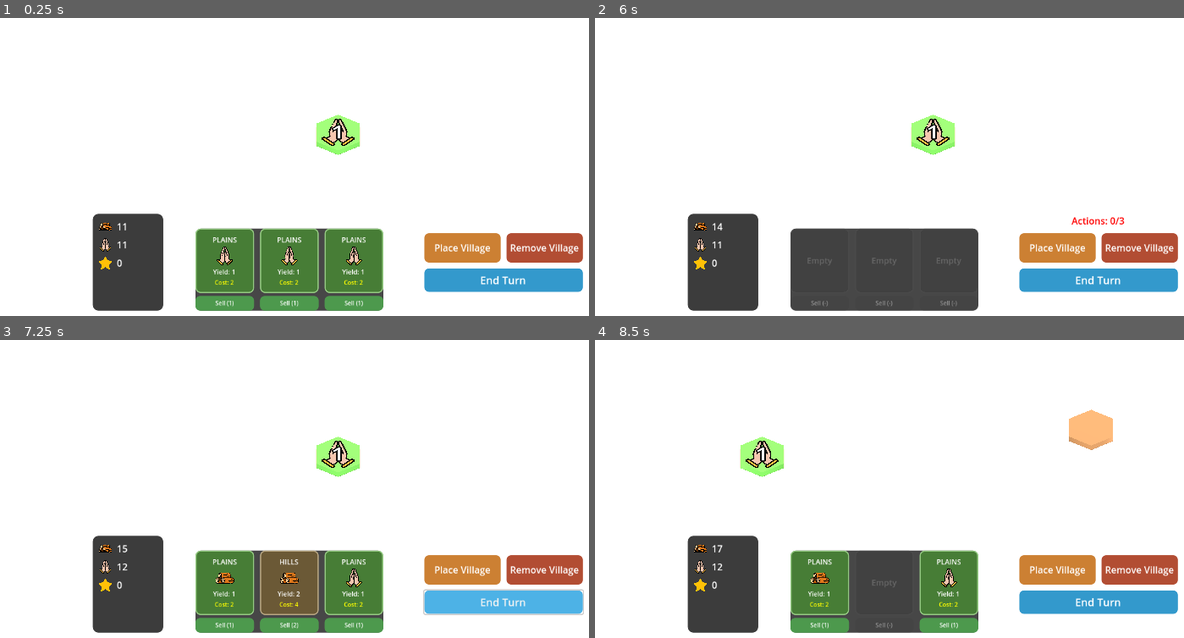
Above: before the commit, frames 1-4 (two rows, left to right).
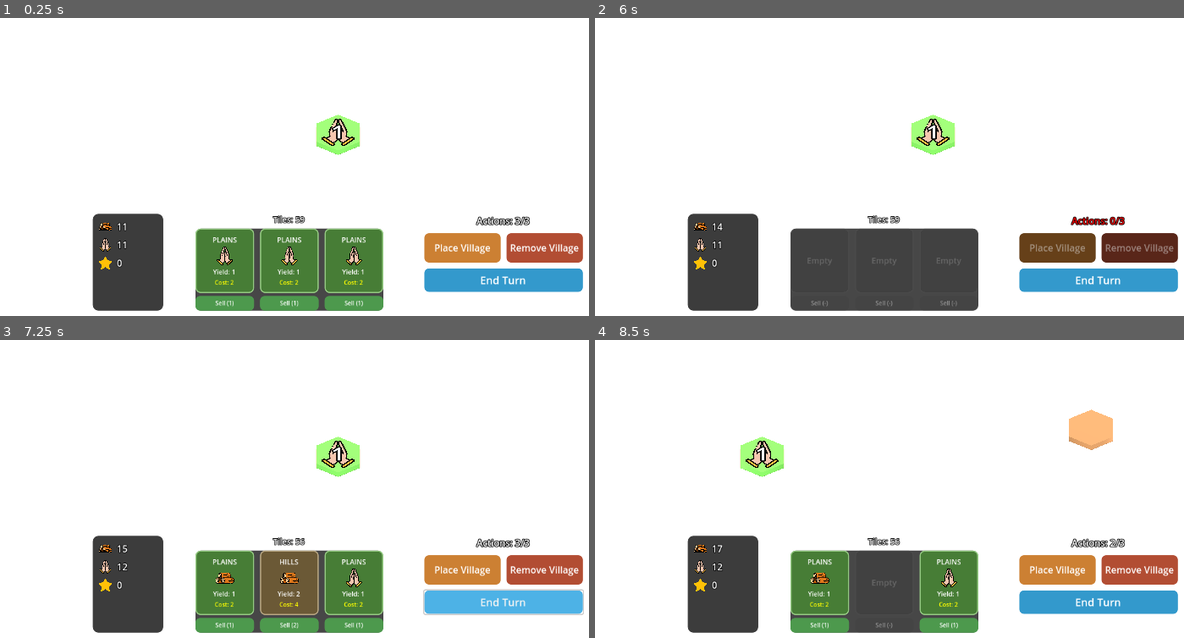
Above: after the commit, the same moments.

Repository: antony-carrard/khaos
Game: Godot game, scene res://main.tscn
The game is run twice, just before and just after one commit, with the same random seed, the same clock (stepped at 60 frames per second) and the same inputs.
Inputs (mouse positions are in pixels of both pictures, inside the frame that each line leads up to):
- Up to frame 1 (0.25 s): no input
- Up to frame 2 (6 s): click "Place Village" at 0.5 s; click "Remove Village" at 1.25 s; click (818, 259) at 2.02 s; click "Sell (1)" at 2.75 s; click (883, 259) at 3.52 s; click "Sell (1)" at 4.25 s; click (948, 259) at 5 s; click "Sell (1)" at 5.75 s
- Up to frame 3 (7.25 s): click "End Turn" at 6.5 s
- Up to frame 4 (8.5 s): click "Sell (2)" at 7.25 s; tap Enter at 8 s; move the mouse to (1083, 438) at 8.02 s; hold D from 8.03 s (still down); tap 1 at 8.1 s; click (1083, 438) at 8.17 s

The runs differ from the first frame. In frame 1, 0.4% of the frame differs, in the area x 19-91%, y 66-84%; in frame 2, 2.9%, in the area x 19-99%, y 66-84%; in frame 3, 0.4%; in frame 4, 0.4%.

Commit message:
Improve action validation and disabled tile UI feedback
- Add can_place_tile() to validate both resources and actions
- Prevent tile placement when actions are exhausted
- Show red preview when no actions available
- Add black outlines to UI text for better visibility
- Auto-disable village/tile buttons when out of actions
- Consistently dim entire tile cards when disabled (text, icons, borders)
- Separate visual feedback: red for unaffordable, gray for no actions
- Allow selling tiles regardless of affordability (only requires actions)

🤖 Generated with [Claude Code](https://claude.com/claude-code)

Co-Authored-By: Claude Sonnet 4.5 <noreply@anthropic.com>

Diff:
--- a/board_manager.gd
+++ b/board_manager.gd
@@ -153,11 +153,15 @@
 		print("No tile in this slot!")
 		return
 
-	# Check if player can afford it
-	if not current_player.can_afford_tile(tile_def):
-		print("Cannot afford tile! Need %d resources, have %d" % [
-			tile_def.buy_price, current_player.resources
-		])
+	# Check if player can afford and place it
+	var in_actions_phase = (current_phase == TurnPhase.ACTIONS)
+	if not current_player.can_place_tile(tile_def, ui_mode == "game", in_actions_phase):
+		if not current_player.can_afford_tile(tile_def):
+			print("Cannot afford tile! Need %d resources, have %d" % [
+				tile_def.buy_price, current_player.resources
+			])
+		elif ui_mode == "game" and in_actions_phase and current_player.actions_remaining <= 0:
+			print("No actions remaining to place tile!")
 		return
 
 	print("Selected tile from hand: %s %s (yield=%d, cost=%d)" % [
--- a/placement_controller.gd
+++ b/placement_controller.gd
@@ -299,8 +299,17 @@
 	preview_tile.set_tile_type(current_tile_type, TileManager.TILE_TYPE_COLORS[current_tile_type])
 	preview_tile.global_position = board_manager.axial_to_world(q, r, height)
 
-	# Check if placement is valid
+	# Check if placement is valid (grid rules)
 	var valid = tile_manager.is_valid_placement(q, r, current_tile_type)
+
+	# Also check if player can afford and has actions (in game mode)
+	if valid and board_manager.ui_mode == "game" and selected_tile_def:
+		var player = board_manager.current_player
+		if player:
+			var in_actions_phase = (board_manager.current_phase == board_manager.TurnPhase.ACTIONS)
+			if not player.can_place_tile(selected_tile_def, true, in_actions_phase):
+				valid = false
+
 	preview_tile.set_highlight(true, valid)
 
 
--- a/player.gd
+++ b/player.gd
@@ -37,9 +37,18 @@
 	glory = 0
 
 
-## Check if player can afford a tile
+## Check if player can afford a tile (resources only, doesn't check actions)
 func can_afford_tile(tile_def) -> bool:
 	return resources >= tile_def.buy_price
+
+
+## Check if player can place a tile (resources AND actions in game mode)
+func can_place_tile(tile_def, game_mode: bool, in_actions_phase: bool) -> bool:
+	if not can_afford_tile(tile_def):
+		return false
+	if game_mode and in_actions_phase and actions_remaining <= 0:
+		return false
+	return true
 
 
 ## Spend resources (returns false if can't afford)
--- a/tile_selector_ui.gd
+++ b/tile_selector_ui.gd
@@ -26,6 +26,8 @@
 var actions_label: Label = null
 var end_turn_button: Button = null
 var turn_phase_container: Control = null
+var village_place_button: Button = null
+var village_remove_button: Button = null
 
 # UI mode: "test" or "game"
 var ui_mode: String = "game"  # Default to game UI
@@ -86,6 +88,8 @@
 		tile_count_label = Label.new()
 		tile_count_label.text = "Tiles: 63"
 		tile_count_label.add_theme_color_override("font_color", Color.WHITE)
+		tile_count_label.add_theme_color_override("font_outline_color", Color.BLACK)
+		tile_count_label.add_theme_constant_override("outline_size", 4)
 		tile_count_label.add_theme_font_size_override("font_size", 14)
 		tile_count_label.horizontal_alignment = HORIZONTAL_ALIGNMENT_CENTER
 		hand_vbox.add_child(tile_count_label)
@@ -124,6 +128,8 @@
 		actions_label = Label.new()
 		actions_label.text = "Actions: 3/3"
 		actions_label.add_theme_color_override("font_color", Color.WHITE)
+		actions_label.add_theme_color_override("font_outline_color", Color.BLACK)
+		actions_label.add_theme_constant_override("outline_size", 5)
 		actions_label.add_theme_font_size_override("font_size", 16)
 		actions_label.horizontal_alignment = HORIZONTAL_ALIGNMENT_CENTER
 		actions_label.visible = false
@@ -140,8 +146,8 @@
 		village_hbox.add_theme_constant_override("separation", 10)
 		right_vbox.add_child(village_hbox)
 
-		create_button(village_hbox, "Place Village", Color(0.8, 0.5, 0.2), 130, _on_village_place_pressed)
-		create_button(village_hbox, "Remove Village", Color(0.7, 0.3, 0.2), 130, _on_village_remove_pressed)
+		village_place_button = create_button_ref(village_hbox, "Place Village", Color(0.8, 0.5, 0.2), 130, _on_village_place_pressed)
+		village_remove_button = create_button_ref(village_hbox, "Remove Village", Color(0.7, 0.3, 0.2), 130, _on_village_remove_pressed)
 
 		# End turn button
 		end_turn_button = Button.new()
@@ -245,6 +251,35 @@
 	buttons.append(button)
 
 
+## Create a button and return reference (for buttons we need to enable/disable later)
+func create_button_ref(parent: Control, label: String, base_color: Color, width: int, callback: Callable) -> Button:
+	var button = Button.new()
+	button.text = label
+	button.custom_minimum_size = Vector2(width, 50)
+
+	# Create button styles with color variations
+	var style_normal = create_button_style(base_color)
+	var style_hover = create_button_style(base_color.lightened(0.2))
+	var style_pressed = create_button_style(base_color.darkened(0.2))
+	var style_disabled = create_button_style(base_color.darkened(0.5))
+
+	button.add_theme_stylebox_override("normal", style_normal)
+	button.add_theme_stylebox_override("hover", style_hover)
+	button.add_theme_stylebox_override("pressed", style_pressed)
+	button.add_theme_stylebox_override("disabled", style_disabled)
+
+	# Text styling
+	button.add_theme_color_override("font_color", Color.WHITE)
+	button.add_theme_font_size_override("font_size", 18 if width == 120 else 16)
+
+	button.pressed.connect(callback)
+
+	parent.add_child(button)
+	buttons.append(button)
+
+	return button
+
+
 func create_button_style(bg_color: Color) -> StyleBoxFlat:
 	var style = StyleBoxFlat.new()
 	style.bg_color = bg_color
@@ -315,6 +350,8 @@
 	var label = Label.new()
 	label.text = initial_value
 	label.add_theme_color_override("font_color", Color.WHITE)
+	label.add_theme_color_override("font_outline_color", Color.BLACK)
+	label.add_theme_constant_override("outline_size", 4)
 	label.add_theme_font_size_override("font_size", 16)
 	label.size_flags_horizontal = Control.SIZE_EXPAND_FILL
 	hbox.add_child(label)
@@ -378,6 +415,9 @@
 			tile_count_label.add_theme_color_override("font_color", Color.YELLOW)
 		else:
 			tile_count_label.add_theme_color_override("font_color", Color.WHITE)
+		# Maintain outline
+		tile_count_label.add_theme_color_override("font_outline_color", Color.BLACK)
+		tile_count_label.add_theme_constant_override("outline_size", 4)
 
 
 ## Create an empty placeholder for an empty hand slot
@@ -431,10 +471,19 @@
 
 ## Create a visual card for a tile in the hand
 func create_hand_card(hand_index: int, tile_def) -> void:
-	# Check if player can afford this tile
-	var can_afford = true
+	# Check affordability and action availability separately
+	var can_afford_resources = true
+	var can_place = true
+	var has_actions = true
 	if board_manager and board_manager.current_player:
-		can_afford = board_manager.current_player.can_afford_tile(tile_def)
+		var in_actions_phase = (board_manager.current_phase == board_manager.TurnPhase.ACTIONS)
+		can_afford_resources = board_manager.current_player.can_afford_tile(tile_def)
+		can_place = board_manager.current_player.can_place_tile(tile_def, board_manager.ui_mode == "game", in_actions_phase)
+		# Check if player has actions (for selling)
+		if board_manager.ui_mode == "game" and in_actions_phase:
+			has_actions = board_manager.current_player.actions_remaining > 0
+		else:
+			has_actions = (board_manager.ui_mode != "game" or in_actions_phase)
 
 	# Container for card + sell button
 	var card_vbox = VBoxContainer.new()
@@ -446,13 +495,19 @@
 	var card_style = StyleBoxFlat.new()
 	var tile_color = tile_type_colors[tile_def.tile_type]
 
-	# Gray out if can't afford
-	if can_afford:
+	# Visual feedback based on state
+	if not can_afford_resources:
+		# Can't afford resources - red border, very dark
+		card_style.bg_color = tile_color.darkened(0.6)
+		card_style.border_color = Color.RED
+	elif not can_place:
+		# Can afford but no actions - just darker, normal border
+		card_style.bg_color = tile_color.darkened(0.5)
+		card_style.border_color = tile_color.darkened(0.2)
+	else:
+		# Can place - normal colors
 		card_style.bg_color = tile_color.darkened(0.3)
 		card_style.border_color = tile_color.lightened(0.3)
-	else:
-		card_style.bg_color = tile_color.darkened(0.6)  # Much darker
-		card_style.border_color = Color.RED  # Red border for unaffordable
 
 	card_style.border_width_left = 2
 	card_style.border_width_right = 2
@@ -483,7 +538,11 @@
 	# Tile type label
 	var type_label = Label.new()
 	type_label.text = TileManager.TileType.keys()[tile_def.tile_type]
-	type_label.add_theme_color_override("font_color", Color.WHITE)
+	# Dim text when disabled
+	if can_place:
+		type_label.add_theme_color_override("font_color", Color.WHITE)
+	else:
+		type_label.add_theme_color_override("font_color", Color(0.5, 0.5, 0.5))
 	type_label.add_theme_font_size_override("font_size", 12)
 	type_label.horizontal_alignment = HORIZONTAL_ALIGNMENT_CENTER
 	vbox.add_child(type_label)
@@ -500,12 +559,20 @@
 	if icon_texture:
 		icon_texture_rect.texture = icon_texture
 
+	# Desaturate and dim icon when disabled
+	if not can_place:
+		icon_texture_rect.modulate = Color(0.4, 0.4, 0.4)
+
 	vbox.add_child(icon_texture_rect)
 
 	# Yield value
 	var yield_label = Label.new()
 	yield_label.text = "Yield: %d" % tile_def.yield_value
-	yield_label.add_theme_color_override("font_color", Color.WHITE)
+	# Dim text when disabled
+	if can_place:
+		yield_label.add_theme_color_override("font_color", Color.WHITE)
+	else:
+		yield_label.add_theme_color_override("font_color", Color(0.5, 0.5, 0.5))
 	yield_label.add_theme_font_size_override("font_size", 11)
 	yield_label.horizontal_alignment = HORIZONTAL_ALIGNMENT_CENTER
 	vbox.add_child(yield_label)
@@ -513,11 +580,14 @@
 	# Buy price
 	var buy_label = Label.new()
 	buy_label.text = "Cost: %d" % tile_def.buy_price
-	# Red if can't afford, yellow if can
-	if can_afford:
+	# Yellow if can place, red if specifically can't afford resources, gray otherwise
+	if can_place:
 		buy_label.add_theme_color_override("font_color", Color.YELLOW)
+	elif not can_afford_resources:
+		buy_label.add_theme_color_override("font_color", Color.RED)
 	else:
-		buy_label.add_theme_color_override("font_color", Color.RED)
+		# No actions - use same gray as other dimmed text
+		buy_label.add_theme_color_override("font_color", Color(0.5, 0.5, 0.5))
 	buy_label.add_theme_font_size_override("font_size", 10)
 	buy_label.horizontal_alignment = HORIZONTAL_ALIGNMENT_CENTER
 	vbox.add_child(buy_label)
@@ -528,6 +598,7 @@
 	button.flat = true
 	button.focus_mode = Control.FOCUS_NONE  # Prevent focus indicator
 	button.mouse_filter = Control.MOUSE_FILTER_PASS
+	button.disabled = not can_place  # Disable if can't place (resources or actions)
 	button.pressed.connect(_on_hand_card_pressed.bind(hand_index))
 	card.add_child(button)
 
@@ -539,10 +610,13 @@
 		# Sellable tile - green button
 		sell_button.text = "Sell (%d)" % tile_def.sell_price
 		var sell_style = create_button_style(Color(0.3, 0.6, 0.3))
+		var sell_disabled_style = create_button_style(Color(0.2, 0.4, 0.2))
 		sell_button.add_theme_stylebox_override("normal", sell_style)
 		sell_button.add_theme_stylebox_override("hover", create_button_style(Color(0.4, 0.7, 0.4)))
 		sell_button.add_theme_stylebox_override("pressed", create_button_style(Color(0.2, 0.5, 0.2)))
+		sell_button.add_theme_stylebox_override("disabled", sell_disabled_style)
 		sell_button.add_theme_color_override("font_color", Color.WHITE)
+		sell_button.disabled = not has_actions  # Disable only if no actions (not if can't afford)
 		sell_button.pressed.connect(_on_sell_button_pressed.bind(hand_index))
 	else:
 		# Glory tile - grayed out disabled button
@@ -640,13 +714,22 @@
 	if actions_label:
 		actions_label.text = "Actions: %d/3" % remaining
 
-		# Color feedback
+		# Color feedback with consistent outline
 		if remaining == 0:
 			actions_label.add_theme_color_override("font_color", Color.RED)
 		elif remaining == 1:
 			actions_label.add_theme_color_override("font_color", Color.YELLOW)
 		else:
 			actions_label.add_theme_color_override("font_color", Color.WHITE)
+		# Maintain outline
+		actions_label.add_theme_color_override("font_outline_color", Color.BLACK)
+		actions_label.add_theme_constant_override("outline_size", 5)
+
+	# Disable village buttons when no actions remaining
+	if village_place_button:
+		village_place_button.disabled = (remaining <= 0)
+	if village_remove_button:
+		village_remove_button.disabled = (remaining <= 0)
 
 	# Update hand cards affordability (they might be grayed if no actions)
 	update_hand_display()
